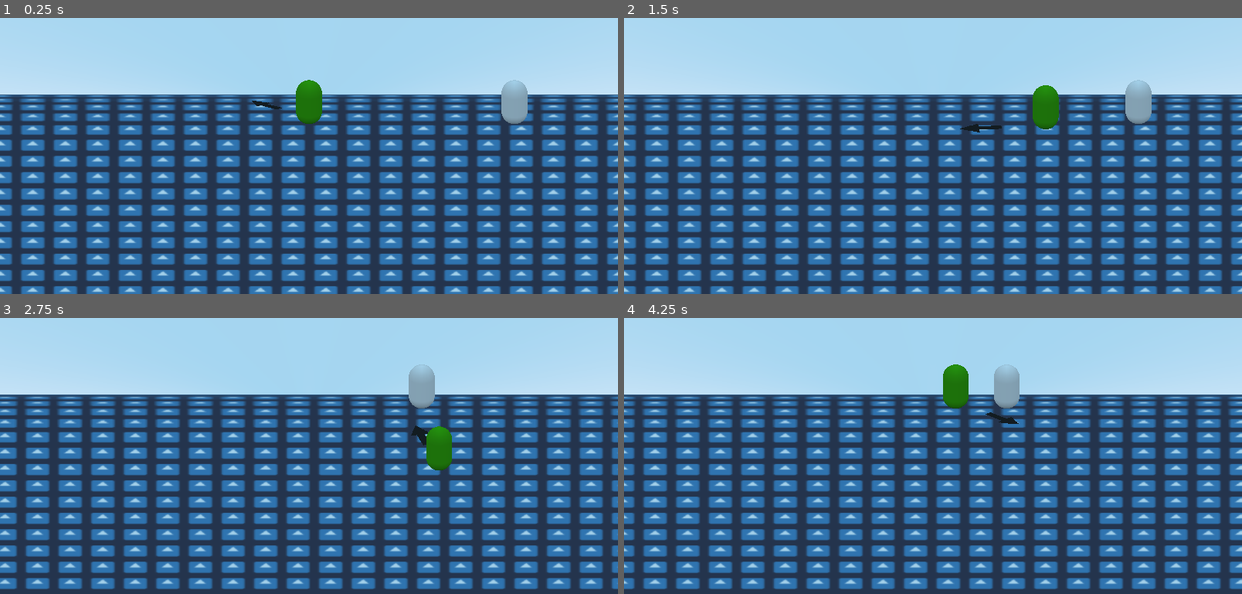
Above: before the commit, frames 1-4 (two rows, left to right).
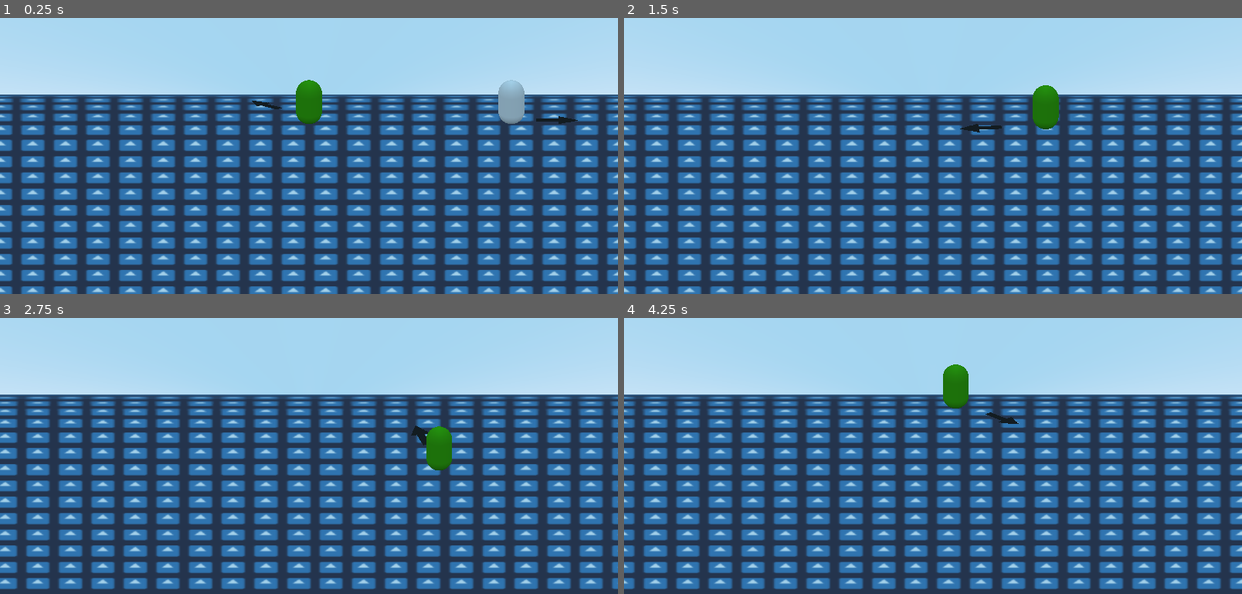
Above: after the commit, the same moments.

Repository: MTareqAzim/tag
Game: Godot game, scene res://Scenes/Worlds/World.tscn
Same seed, same stepped clock (60 frames per second), same inputs: the game is played once before the commit and once after it. The engine's default icon, where the game draws it, is replaced by a stand-in: a white triangle on a blue panel in a dark square.
Inputs (mouse positions are in pixels of both pictures, inside the frame that each line leads up to):
- Up to frame 1 (0.25 s): no input
- Up to frame 2 (1.5 s): move the mouse to (1068, 103) at 0.52 s; hold D (move_right) 0.53-1.28 s; move the mouse to (809, 136) at 1.27 s; hold S (move_back) from 1.28 s (still down)
- Up to frame 3 (2.75 s): move the mouse to (370, 342) at 2.02 s; release S (move_back) at 2.03 s; hold D (move_right) from 2.03 s (still down)
- Up to frame 4 (4.25 s): move the mouse to (902, 489) at 2.77 s; release D (move_right) at 2.78 s; hold W (move_forward) 2.78-3.53 s; move the mouse to (1118, 472) at 3.52 s; hold A (move_left) from 3.53 s (still down)

The runs differ from the first frame. In frame 1, 2.9% of the frame differs, in the area x 0-100%, y 22-100%; in frame 2, 3.3%; in frame 3, 3.0%; in frame 4, 3.0%.

Commit message:
Mentor input handler.

Diff:
--- a/Scenes/Mentor/Mentor.tscn
+++ b/Scenes/Mentor/Mentor.tscn
@@ -1,6 +1,6 @@
-[gd_scene load_steps=17 format=2]
+[gd_scene load_steps=28 format=2]
 
-[ext_resource path="res://Utils/Entity/entity.gd" type="Script" id=1]
+[ext_resource path="res://Scenes/Mentor/mentor.gd" type="Script" id=1]
 [ext_resource path="res://Utils/Action Buffer/action_buffer.gd" type="Script" id=2]
 [ext_resource path="res://Utils/State Machine/state_machine.gd" type="Script" id=3]
 [ext_resource path="res://Scenes/Mentor/States/Dash.tscn" type="PackedScene" id=4]
@@ -10,8 +10,13 @@
 [ext_resource path="res://Scenes/Mentor/States/Run.tscn" type="PackedScene" id=8]
 [ext_resource path="res://Scenes/Mentor/States/Taunt.tscn" type="PackedScene" id=9]
 [ext_resource path="res://Scenes/Player/target_direction.gd" type="Script" id=10]
-[ext_resource path="res://Utils/Input Handler/input_handler.gd" type="Script" id=11]
+[ext_resource path="res://Scenes/Mentor/mentor_input_handler.gd" type="Script" id=11]
+[ext_resource path="res://Scenes/Mentor/obstacle_rays.gd" type="Script" id=12]
+[ext_resource path="res://Scenes/Player/target_pivot.gd" type="Script" id=13]
 [ext_resource path="res://Scenes/Player/mesh_displacer.gd" type="Script" id=14]
+[ext_resource path="res://Shaders/rolling_sprite.shader" type="Shader" id=15]
+[ext_resource path="res://Sprites/arrow.png" type="Texture" id=16]
+[ext_resource path="res://Utils/Entity/Animation Player/animation.gd" type="Script" id=17]
 
 [sub_resource type="CapsuleShape" id=6]
 radius = 0.2
@@ -27,12 +32,33 @@
 [sub_resource type="BoxShape" id=7]
 extents = Vector3( 0.2, 0.36, 0.2 )
 
+[sub_resource type="SphereShape" id=9]
+radius = 2.0
+
+[sub_resource type="ShaderMaterial" id=8]
+shader = ExtResource( 15 )
+shader_param/camera_offset = 8.0
+shader_param/billboard = null
+shader_param/billboard_degrees = null
+shader_param/texturemap = ExtResource( 16 )
+
+[sub_resource type="Animation" id=10]
+resource_name = "dash"
+length = 0.3
+
+[sub_resource type="Animation" id=11]
+resource_name = "idle"
+
+[sub_resource type="Animation" id=12]
+resource_name = "run"
+
+[sub_resource type="Animation" id=13]
+resource_name = "taunt"
+
 [node name="Mentor" type="KinematicBody"]
 collision_mask = 48
 script = ExtResource( 1 )
 max_speed = 500.0
-friction = 10.0
-acceleration = 5.0
 
 [node name="CollisionShape" type="CollisionShape" parent="."]
 transform = Transform( 1, 0, 0, 0, -4.37114e-08, 1, 0, -1, -4.37114e-08, 0, 0.36, 0 )
@@ -60,8 +86,33 @@
 [node name="CollisionShape" type="CollisionShape" parent="Caught"]
 shape = SubResource( 7 )
 
+[node name="Dash" type="Area" parent="."]
+collision_layer = 0
+monitorable = false
+
+[node name="CollisionShape" type="CollisionShape" parent="Dash"]
+shape = SubResource( 9 )
+
+[node name="TargetPivot" type="Spatial" parent="."]
+transform = Transform( 1, 0, 0, 0, 1, 0, 0, 0, 1, 0, 0.05, 0 )
+script = ExtResource( 13 )
+
+[node name="Sprite3D" type="Sprite3D" parent="TargetPivot"]
+transform = Transform( 1, 0, 0, 0, 1, 0, 0, 0, 1, 0.7, 0, 0 )
+material_override = SubResource( 8 )
+axis = 1
+texture = ExtResource( 16 )
+
+[node name="Rays" type="Spatial" parent="."]
+transform = Transform( 1, 0, 0, 0, 1, 0, 0, 0, 1, 0, 0.36, 0 )
+script = ExtResource( 12 )
+cast_distance = 5.0
+layers = [ 4, 5 ]
+
 [node name="Input" type="Node" parent="."]
 script = ExtResource( 11 )
+rays_path = NodePath("../Rays")
+state_machine_path = NodePath("../StateMachine")
 
 [node name="Buffer" type="Node" parent="."]
 script = ExtResource( 2 )
@@ -71,6 +122,14 @@
 
 [node name="Target" type="Node" parent="."]
 script = ExtResource( 10 )
+
+[node name="AnimationPlayer" type="AnimationPlayer" parent="."]
+anims/dash = SubResource( 10 )
+anims/idle = SubResource( 11 )
+anims/run = SubResource( 12 )
+anims/taunt = SubResource( 13 )
+script = ExtResource( 17 )
+initial_animation = "idle"
 
 [node name="StateMachine" type="Node" parent="."]
 script = ExtResource( 3 )
@@ -115,3 +174,7 @@
 }
 
 [connection signal="area_entered" from="Caught" to="Caught" method="_on_area_entered"]
+[connection signal="body_entered" from="Dash" to="Input" method="_on_body_entered"]
+[connection signal="direction_changed" from="Target" to="TargetPivot" method="_update_angle"]
+[connection signal="animation_finished" from="AnimationPlayer" to="Input" method="_on_animation_finished"]
+[connection signal="state_changed" from="StateMachine" to="AnimationPlayer" method="_on_StateMachine_state_changed"]
--- /dev/null
+++ b/Scenes/Mentor/mentor.gd
@@ -0,0 +1,9 @@
+extends Entity
+
+export(NodePath) var target
+
+onready var _target = get_node(target)
+
+
+func _ready():
+	$Input.target = _target
--- /dev/null
+++ b/Scenes/Mentor/mentor_input_handler.gd
@@ -0,0 +1,76 @@
+extends InputHandler
+
+export(NodePath) var rays_path
+export(NodePath) var state_machine_path
+export var safe_distance := 5.0
+
+onready var _rays : Spatial = get_node(rays_path)
+onready var _state_machine : StateMachine = get_node(state_machine_path)
+
+var ray_scores : Dictionary
+var target : Entity
+var final_direction : Vector2 = Vector2.RIGHT
+
+
+func _physics_process(delta):
+	ray_scores = _rays.get_ray_scores()
+	_modify_ray_scores()
+	_assign_direction()
+
+
+func _modify_ray_scores():
+	var rays_origin = _rays.global_transform.origin
+	var target_origin = target.global_transform.origin
+
+	var rays_position = Vector2(rays_origin.x, rays_origin.z)
+	var target_position = Vector2(target_origin.x, target_origin.z)
+
+	var direction_to_target = rays_position.direction_to(target_position)
+	var distance_to_target = rays_position.distance_to(target_position)
+
+	for direction in ray_scores.keys():
+		var direction_factor = clamp(direction_to_target.dot(direction), 0.0, 1.0)
+		var distance_factor = 1.0 - clamp(pow(0.5, safe_distance - distance_to_target), 0.0, 1.0)
+		var multiplier = 1.0 - (direction_factor * distance_factor)
+
+		ray_scores[direction] = ray_scores[direction] * multiplier
+
+
+func _assign_direction():
+	var cumulative_direction := Vector2.ZERO
+
+	for direction in ray_scores:
+		cumulative_direction += direction * pow(ray_scores[direction], 2)
+
+	final_direction = cumulative_direction.normalized()
+
+
+func print_ray_scores():
+	print(final_direction)
+	yield(get_tree().create_timer(1.0), "timeout")
+	print_ray_scores()
+
+
+func get_direction() -> Vector2:
+	var direction = Vector2(round(final_direction.x), round(final_direction.y))
+	return direction
+
+
+func get_mouse_position() -> Vector3:
+	return Vector3(final_direction.x, 0.0, final_direction.y)
+
+
+func _on_body_entered(body: PhysicsBody):
+	if not body.is_in_group("player"):
+		return
+
+	var dash_event := InputAction.new()
+	dash_event.action = "dash"
+	dash_event.pressed = true
+
+	_state_machine.handle_input(dash_event)
+
+
+func _on_animation_finished(anim_name):
+	print(anim_name)
+	_state_machine.on_animation_finished(anim_name)
--- /dev/null
+++ b/Scenes/Mentor/obstacle_rays.gd
@@ -0,0 +1,45 @@
+extends Spatial
+
+var ray_scores : Dictionary = {
+	Vector2.RIGHT: 0.0,
+	Vector2.RIGHT.rotated(PI/6.0): 0.0,
+	Vector2.RIGHT.rotated(PI/3.0): 0.0,
+	Vector2.UP: 0.0,
+	Vector2.UP.rotated(PI/6.0): 0.0,
+	Vector2.UP.rotated(PI/3.0): 0.0,
+	Vector2.LEFT: 0.0,
+	Vector2.LEFT.rotated(PI/6.0): 0.0,
+	Vector2.LEFT.rotated(PI/3.0): 0.0,
+	Vector2.DOWN: 0.0,
+	Vector2.DOWN.rotated(PI/6.0): 0.0,
+	Vector2.DOWN.rotated(PI/3.0): 0.0
+}
+
+var _layers : int = 0
+
+export(float) var cast_distance := 3.0
+export(Array, int) var layers
+
+
+func _ready():
+	for layer in layers:
+		_layers += pow(2, layer)
+
+
+func _physics_process(delta):
+	var space_state = get_world().direct_space_state
+
+	for direction in ray_scores.keys():
+		var end_point = global_transform.origin + (Vector3(direction.x, 0.0, direction.y) * cast_distance)
+		var result = space_state.intersect_ray(global_transform.origin, end_point, [], _layers, true, false)
+
+		if result:
+			var distance = global_transform.origin.distance_to(result["position"])
+			var score = distance / cast_distance
+			ray_scores[direction] = score
+		else:
+			ray_scores[direction] = 1.0
+
+
+func get_ray_scores() -> Dictionary:
+	return ray_scores
--- a/Scenes/Worlds/World.tscn
+++ b/Scenes/Worlds/World.tscn
@@ -7,34 +7,115 @@
 [ext_resource path="res://Scenes/Mentor/Mentor.tscn" type="PackedScene" id=5]
 
 [sub_resource type="BoxShape" id=1]
-extents = Vector3( 10, 0.1, 10 )
+extents = Vector3( 20, 0.1, 20 )
 
 [sub_resource type="ShaderMaterial" id=3]
 shader = ExtResource( 3 )
 shader_param/camera_roll_offset = 8.0
-shader_param/texture_scale = Vector2( 40, 40 )
+shader_param/texture_scale = Vector2( 80, 80 )
 shader_param/texturemap = ExtResource( 2 )
 
 [sub_resource type="PlaneMesh" id=2]
 material = SubResource( 3 )
-size = Vector2( 20, 20 )
-subdivide_width = 60
-subdivide_depth = 60
+size = Vector2( 40, 40 )
+subdivide_width = 100
+subdivide_depth = 100
+
+[sub_resource type="ShaderMaterial" id=6]
+shader = ExtResource( 3 )
+shader_param/camera_roll_offset = 8.0
+shader_param/texture_scale = Vector2( 20, 20 )
+
+[sub_resource type="CubeMesh" id=4]
+material = SubResource( 6 )
+size = Vector3( 2, 6, 44 )
+subdivide_width = 2
+subdivide_height = 10
+subdivide_depth = 80
+
+[sub_resource type="BoxShape" id=5]
+extents = Vector3( 1, 3, 22 )
+
+[sub_resource type="ShaderMaterial" id=9]
+shader = ExtResource( 3 )
+shader_param/camera_roll_offset = 8.0
+shader_param/texture_scale = Vector2( 20, 20 )
+
+[sub_resource type="CubeMesh" id=7]
+material = SubResource( 9 )
+size = Vector3( 44, 6, 2 )
+subdivide_width = 20
+subdivide_height = 10
+subdivide_depth = 10
+
+[sub_resource type="BoxShape" id=8]
+extents = Vector3( 22, 3, 1 )
 
 [node name="World" type="Spatial" groups=["world"]]
 
-[node name="Floor" type="StaticBody" parent="."]
+[node name="Level" type="Spatial" parent="."]
+
+[node name="Floor" type="StaticBody" parent="Level"]
 transform = Transform( 1, 0, 0, 0, 1, 0, 0, 0, 1, 0, -0.1, 0 )
 collision_layer = 16
 collision_mask = 0
 
-[node name="CollisionShape" type="CollisionShape" parent="Floor"]
+[node name="CollisionShape" type="CollisionShape" parent="Level/Floor"]
 shape = SubResource( 1 )
 
-[node name="MeshInstance" type="MeshInstance" parent="Floor"]
+[node name="MeshInstance" type="MeshInstance" parent="Level/Floor"]
 transform = Transform( 1, 0, 0, 0, 1, 0, 0, 0, 1, 0, 0.1, 0 )
 mesh = SubResource( 2 )
 material/0 = null
+
+[node name="Right" type="StaticBody" parent="Level"]
+transform = Transform( 1, 0, 0, 0, 1, 0, 0, 0, 1, 20, 0, 0 )
+collision_layer = 16
+collision_mask = 0
+
+[node name="MeshInstance" type="MeshInstance" parent="Level/Right"]
+mesh = SubResource( 4 )
+material/0 = null
+
+[node name="CollisionShape" type="CollisionShape" parent="Level/Right"]
+shape = SubResource( 5 )
+
+[node name="Left" type="StaticBody" parent="Level"]
+transform = Transform( 1, 0, 0, 0, 1, 0, 0, 0, 1, -20, 0, 0 )
+collision_layer = 16
+collision_mask = 0
+
+[node name="MeshInstance" type="MeshInstance" parent="Level/Left"]
+mesh = SubResource( 4 )
+material/0 = null
+
+[node name="CollisionShape" type="CollisionShape" parent="Level/Left"]
+shape = SubResource( 5 )
+
+[node name="Back" type="StaticBody" parent="Level"]
+transform = Transform( 1, 0, 0, 0, 1, 0, 0, 0, 1, 0, 0, -20 )
+collision_layer = 16
+collision_mask = 0
+
+[node name="MeshInstance" type="MeshInstance" parent="Level/Back"]
+mesh = SubResource( 7 )
+material/0 = null
+
+[node name="CollisionShape" type="CollisionShape" parent="Level/Back"]
+shape = SubResource( 8 )
+
+[node name="Front" type="StaticBody" parent="Level"]
+transform = Transform( 1, 0, 0, 0, 1, 0, 0, 0, 1, 0, 0, 20 )
+collision_layer = 16
+collision_mask = 0
+
+[node name="MeshInstance" type="MeshInstance" parent="Level/Front"]
+visible = false
+mesh = SubResource( 7 )
+material/0 = null
+
+[node name="CollisionShape" type="CollisionShape" parent="Level/Front"]
+shape = SubResource( 8 )
 
 [node name="Player" parent="." instance=ExtResource( 4 )]
 
@@ -42,4 +123,5 @@
 target_path = NodePath("../Player")
 
 [node name="Mentor" parent="." instance=ExtResource( 5 )]
-transform = Transform( 1, 0, 0, 0, 1, 0, 0, 0, 1, 3.15623, 0, 0 )
+transform = Transform( 1, 0, 0, 0, 1, 0, 0, 0, 1, 2.99174, 0, 0 )
+target = NodePath("../Player")
Not shown: 1 places in Scenes/Worlds/World.tscn that only renumber resources
